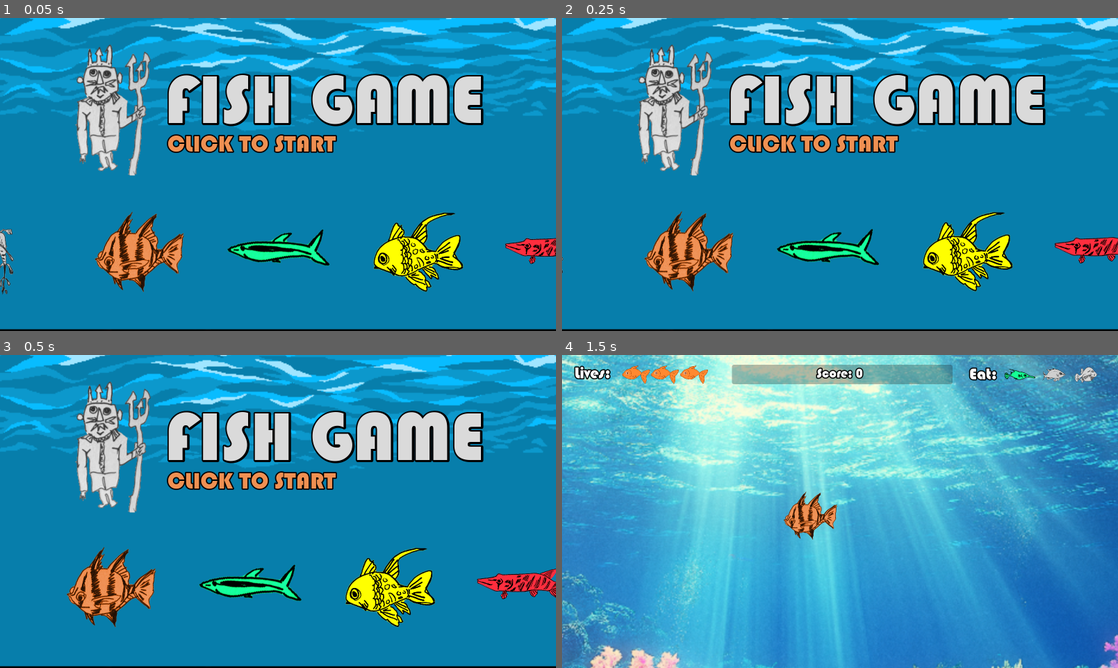
Above: before the commit, frames 1-4 (two rows, left to right).
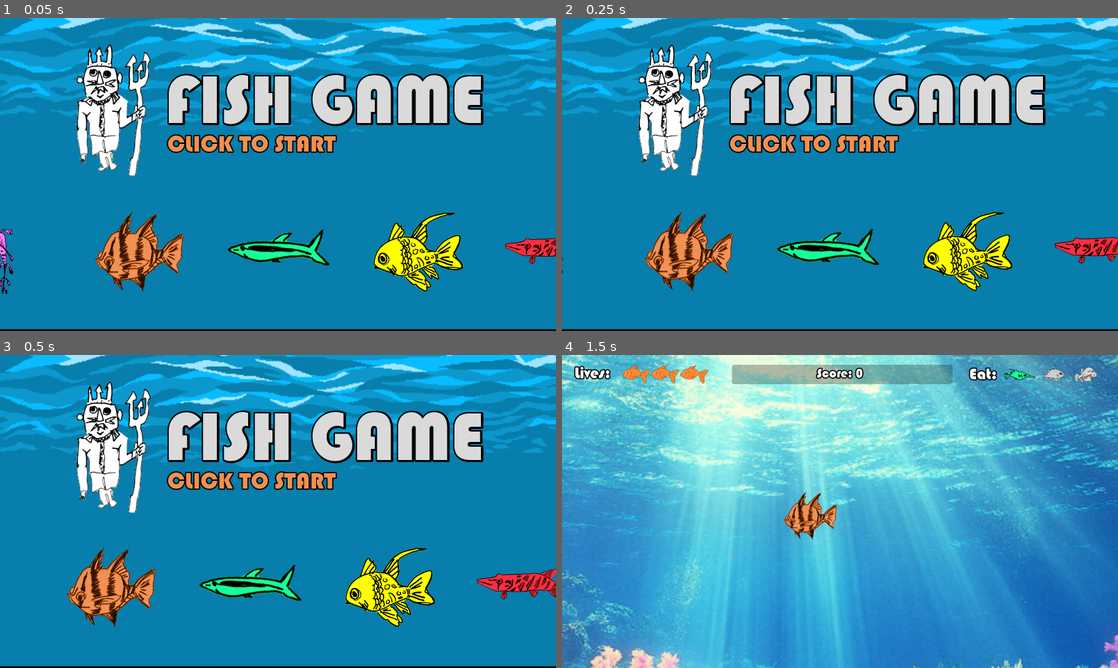
Above: after the commit, the same moments.

Repository: cpbarrett9/fish-game
Game: Godot game, scene res://Scenes/Levels/MainMenu.tscn
Same seed, same stepped clock (60 frames per second), same inputs: the game is played once before the commit and once after it.
Inputs (mouse positions are in pixels of both pictures, inside the frame that each line leads up to):
- Up to frame 1 (0.05 s): no input
- Up to frame 2 (0.25 s): no input
- Up to frame 3 (0.5 s): no input
- Up to frame 4 (1.5 s): tap Enter at 0.5 s; move the mouse to (962, 495) at 0.52 s; click (962, 495) at 0.6 s; move the mouse to (728, 527) at 1.27 s; click (728, 527) at 1.35 s

The runs differ from the first frame. In frame 1, 3.0% of the frame differs, in the area x 0-28%, y 8-89%; in frame 2, 2.8%; in frame 3, 2.8%; in frame 4, nothing differs.

Commit message:
two new shaders

Diff:
--- a/Scenes/Levels/MainMenu.tscn
+++ b/Scenes/Levels/MainMenu.tscn
@@ -14,10 +14,22 @@
 [ext_resource type="Material" uid="uid://dkcj2cadq4nru" path="res://Materials/small_fish_shader.tres" id="7_2xmls"]
 [ext_resource type="Material" uid="uid://qukk0lrnb7t1" path="res://Materials/medium_fish_shader.tres" id="7_lm8k6"]
 [ext_resource type="Texture2D" uid="uid://byfkdb2iaac1v" path="res://Sprites/sprite_fish9.png" id="8_lm8k6"]
+[ext_resource type="Shader" uid="uid://crg8p4xvyb0xa" path="res://Scenes/Levels/MainMenuLongFish.gdshader" id="12_ff0ax"]
 [ext_resource type="Script" uid="uid://dwjxamwv06f1q" path="res://Scripts/subtitle.gd" id="12_lm8k6"]
+[ext_resource type="Shader" uid="uid://bpjd5c8gqypdl" path="res://Scenes/Levels/MainMenuTriton.gdshader" id="15_cva66"]
 [ext_resource type="AudioStream" uid="uid://ce2g2slf1mou6" path="res://Audio/Sound/Splash Sound Effect.ogg" id="15_kv2kq"]
 [ext_resource type="AudioStream" uid="uid://dfnmfwsahr54h" path="res://Audio/Music/bgm_menu.ogg" id="16_xp410"]
 [ext_resource type="AudioStream" uid="uid://cw67iswjm3x6x" path="res://Audio/Sound/sfx_waves.ogg" id="17_xask1"]
+
+[sub_resource type="ShaderMaterial" id="ShaderMaterial_ff0ax"]
+shader = ExtResource("12_ff0ax")
+shader_parameter/contrast = 2.70000012825
+shader_parameter/tint_color = Color(1, 0.36556464, 1, 1)
+
+[sub_resource type="ShaderMaterial" id="ShaderMaterial_a5h8v"]
+shader = ExtResource("15_cva66")
+shader_parameter/contrast = 2.70000012825
+shader_parameter/tint_color = Color(1, 1, 1, 1)
 
 [node name="MainMenu" type="Node2D"]
 script = ExtResource("1_0t1wx")
@@ -67,6 +79,7 @@
 position = Vector2(359, 673.5)
 
 [node name="MenuFish5" parent="UI/Images" instance=ExtResource("4_cwjnk")]
+material = SubResource("ShaderMaterial_ff0ax")
 position = Vector2(-67, 674)
 texture = ExtResource("5_cwjnk")
 
@@ -107,6 +120,7 @@
 horizontal_alignment = 1
 
 [node name="SpriteKing" type="Sprite2D" parent="UI/Title"]
+material = SubResource("ShaderMaterial_a5h8v")
 position = Vector2(13, 231)
 scale = Vector2(1.6065394, 1.6065394)
 texture = ExtResource("3_d2tbo")
--- /dev/null
+++ b/Scenes/Levels/MainMenuLongFish.gdshader
@@ -0,0 +1,19 @@
+shader_type canvas_item;
+
+void vertex() {
+	// Called for every vertex the material is visible on.
+}
+
+uniform float contrast : hint_range(0.0, 4.0) = 1.5;
+uniform vec4 tint_color : source_color = vec4(1.0, 1.0, 1.0, 1.0);
+
+void fragment() {
+    vec4 tex_color = texture(TEXTURE, UV);
+
+    // Apply contrast
+    tex_color.rgb = (tex_color.rgb - vec3(0.5)) * contrast + vec3(0.5);
+
+    // Apply tint color (like modulate)
+    COLOR.rgb = tex_color.rgb * tint_color.rgb;
+    COLOR.a = tex_color.a * tint_color.a;
+}
--- /dev/null
+++ b/Scenes/Levels/MainMenuTriton.gdshader
@@ -0,0 +1,19 @@
+shader_type canvas_item;
+
+void vertex() {
+	// Called for every vertex the material is visible on.
+}
+
+uniform float contrast : hint_range(0.0, 4.0) = 1.5;
+uniform vec4 tint_color : source_color = vec4(1.0, 1.0, 1.0, 1.0);
+
+void fragment() {
+    vec4 tex_color = texture(TEXTURE, UV);
+
+    // Apply contrast
+    tex_color.rgb = (tex_color.rgb - vec3(0.5)) * contrast + vec3(0.5);
+
+    // Apply tint color (like modulate)
+    COLOR.rgb = tex_color.rgb * tint_color.rgb;
+    COLOR.a = tex_color.a * tint_color.a;
+}
Not shown: 1 places in Scenes/Levels/MainMenu.tscn that only renumber resources
Not shown, added: Scenes/Levels/MainMenuLongFish.gdshader.uid
Not shown, added: Scenes/Levels/MainMenuTriton.gdshader.uid
